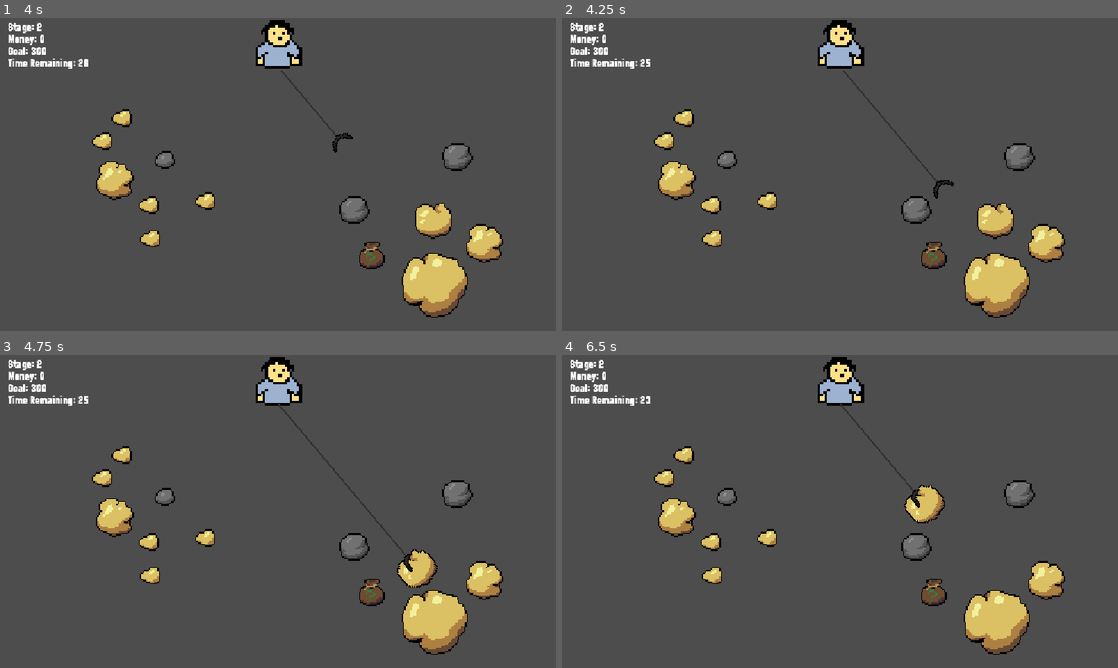
Above: before the commit, frames 1-4 (two rows, left to right).
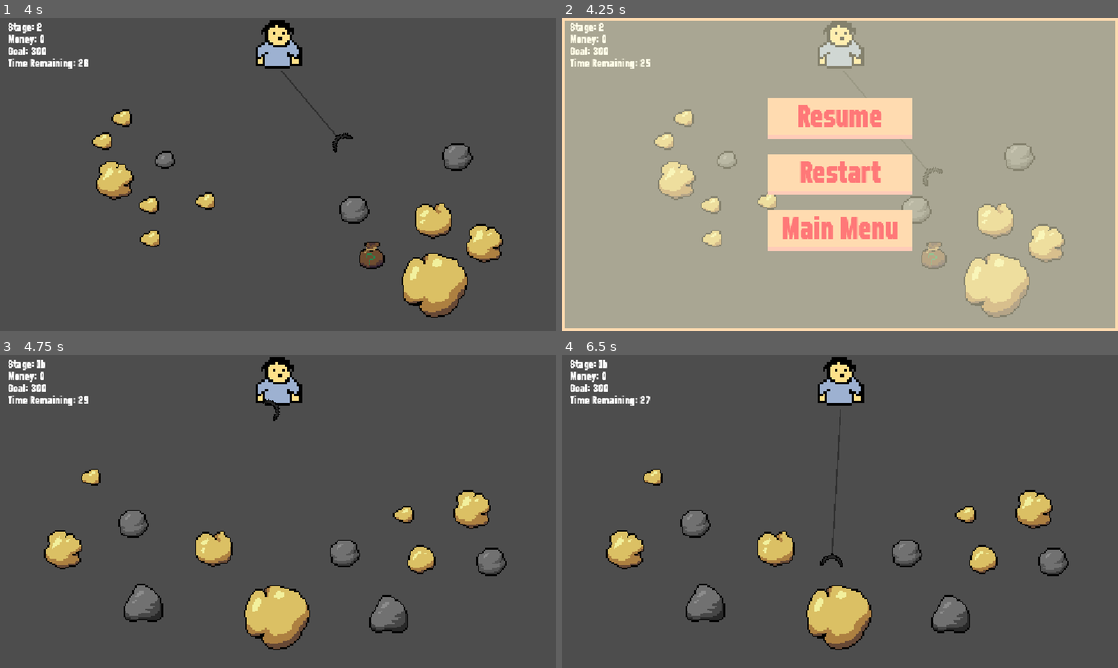
Above: after the commit, the same moments.

Repository: cindyschen/Gold-Miner-Version-Cyn
Game: Godot game, scene res://scenes/stage_2a.tscn
Two runs of this game, one before a commit and one after it. Both use one fixed random seed, a clock stepped at 60 frames per second and the inputs below. This scene is started directly instead of the project's main scene.
Inputs (mouse positions are in pixels of both pictures, inside the frame that each line leads up to):
- Up to frame 1 (4 s): tap S (drop_claw) at 0.6, 2.1, 3.6 s; tap W (throw_dynamite) at 1.35, 2.85 s; tap Enter at 2.75 s
- Up to frame 2 (4.25 s): tap Escape (pause) at 4.15 s
- Up to frame 3 (4.75 s): click (278, 511) at 4.25 s, where only the run after the commit has a clickable "Restart"
- Up to frame 4 (6.5 s): tap W (throw_dynamite) at 5.1 s; tap S (drop_claw) at 5.85 s

Frame 1 is identical in both runs. In frame 2, 100% of the frame differs, in the area x 0-100%, y 0-100%; in frame 3, 11%; in frame 4, 11%.

Commit message:
pause menu connected to correct script

Diff:
--- a/scenes/stage_2a.tscn
+++ b/scenes/stage_2a.tscn
@@ -12,7 +12,6 @@
 [ext_resource type="PackedScene" uid="uid://cr7camf0iuxdr" path="res://scenes/objects/smallrock.tscn" id="10_kt0wi"]
 [ext_resource type="FontFile" uid="uid://co840at5ck4b2" path="res://assets/fonts/Refuel Eb Cond.otf" id="11_5ff5s"]
 [ext_resource type="PackedScene" uid="uid://dwak76m1bp6gm" path="res://scenes/screens/pause_menu.tscn" id="12_8bpyw"]
-[ext_resource type="Script" uid="uid://bl452ktrkekli" path="res://scripts/lost_screen.gd" id="13_37yg2"]
 [ext_resource type="PackedScene" uid="uid://cqpiyhf2x6lj1" path="res://scenes/screens/lost_screen.tscn" id="14_jcnuy"]
 [ext_resource type="PackedScene" uid="uid://chqawjpjc5bji" path="res://scenes/screens/win_screen.tscn" id="15_u0yb2"]
 [ext_resource type="PackedScene" uid="uid://43t2cabbk8nt" path="res://scenes/dynamite_ui.tscn" id="16_rc4k1"]
@@ -115,7 +114,6 @@
 
 [node name="PauseMenu" parent="." unique_id=1244187670 instance=ExtResource("12_8bpyw")]
 visible = false
-script = ExtResource("13_37yg2")
 
 [node name="LostScreen" parent="." unique_id=726103261 instance=ExtResource("14_jcnuy")]
 visible = false
--- a/scenes/stage_2b.tscn
+++ b/scenes/stage_2b.tscn
@@ -11,7 +11,6 @@
 [ext_resource type="PackedScene" uid="uid://cr7camf0iuxdr" path="res://scenes/objects/smallrock.tscn" id="9_t2hu2"]
 [ext_resource type="FontFile" uid="uid://co840at5ck4b2" path="res://assets/fonts/Refuel Eb Cond.otf" id="10_1hjsg"]
 [ext_resource type="PackedScene" uid="uid://dwak76m1bp6gm" path="res://scenes/screens/pause_menu.tscn" id="11_jbifb"]
-[ext_resource type="Script" uid="uid://bl452ktrkekli" path="res://scripts/lost_screen.gd" id="12_swmnh"]
 [ext_resource type="PackedScene" uid="uid://cqpiyhf2x6lj1" path="res://scenes/screens/lost_screen.tscn" id="13_f6c25"]
 [ext_resource type="PackedScene" uid="uid://chqawjpjc5bji" path="res://scenes/screens/win_screen.tscn" id="14_2uemg"]
 [ext_resource type="PackedScene" uid="uid://43t2cabbk8nt" path="res://scenes/dynamite_ui.tscn" id="15_hce2x"]
@@ -105,7 +104,6 @@
 
 [node name="PauseMenu" parent="." unique_id=1244187670 instance=ExtResource("11_jbifb")]
 visible = false
-script = ExtResource("12_swmnh")
 
 [node name="LostScreen" parent="." unique_id=726103261 instance=ExtResource("13_f6c25")]
 visible = false
--- a/scenes/stage_3a.tscn
+++ b/scenes/stage_3a.tscn
@@ -12,7 +12,6 @@
 [ext_resource type="PackedScene" uid="uid://c8lyxo4oc1np1" path="res://scenes/objects/bigrock.tscn" id="10_bac71"]
 [ext_resource type="FontFile" uid="uid://co840at5ck4b2" path="res://assets/fonts/Refuel Eb Cond.otf" id="11_nc0yp"]
 [ext_resource type="PackedScene" uid="uid://dwak76m1bp6gm" path="res://scenes/screens/pause_menu.tscn" id="12_foy6k"]
-[ext_resource type="Script" uid="uid://bl452ktrkekli" path="res://scripts/lost_screen.gd" id="13_yptfm"]
 [ext_resource type="PackedScene" uid="uid://cqpiyhf2x6lj1" path="res://scenes/screens/lost_screen.tscn" id="14_xebgj"]
 [ext_resource type="PackedScene" uid="uid://chqawjpjc5bji" path="res://scenes/screens/win_screen.tscn" id="15_twxi8"]
 [ext_resource type="PackedScene" uid="uid://43t2cabbk8nt" path="res://scenes/dynamite_ui.tscn" id="16_hami5"]
@@ -114,7 +113,6 @@
 
 [node name="PauseMenu" parent="." unique_id=1244187670 instance=ExtResource("12_foy6k")]
 visible = false
-script = ExtResource("13_yptfm")
 
 [node name="LostScreen" parent="." unique_id=726103261 instance=ExtResource("14_xebgj")]
 visible = false
--- a/scenes/stage_3b.tscn
+++ b/scenes/stage_3b.tscn
@@ -12,7 +12,6 @@
 [ext_resource type="PackedScene" uid="uid://c8lyxo4oc1np1" path="res://scenes/objects/bigrock.tscn" id="10_24lqe"]
 [ext_resource type="FontFile" uid="uid://co840at5ck4b2" path="res://assets/fonts/Refuel Eb Cond.otf" id="11_pscnn"]
 [ext_resource type="PackedScene" uid="uid://dwak76m1bp6gm" path="res://scenes/screens/pause_menu.tscn" id="12_y114y"]
-[ext_resource type="Script" uid="uid://bl452ktrkekli" path="res://scripts/lost_screen.gd" id="13_5v862"]
 [ext_resource type="PackedScene" uid="uid://cqpiyhf2x6lj1" path="res://scenes/screens/lost_screen.tscn" id="14_d51hj"]
 [ext_resource type="PackedScene" uid="uid://chqawjpjc5bji" path="res://scenes/screens/win_screen.tscn" id="15_lg1q2"]
 [ext_resource type="PackedScene" uid="uid://43t2cabbk8nt" path="res://scenes/dynamite_ui.tscn" id="16_pasqp"]
@@ -111,7 +110,6 @@
 
 [node name="PauseMenu" parent="." unique_id=1244187670 instance=ExtResource("12_y114y")]
 visible = false
-script = ExtResource("13_5v862")
 
 [node name="LostScreen" parent="." unique_id=726103261 instance=ExtResource("14_d51hj")]
 visible = false
--- a/scenes/stage_4a.tscn
+++ b/scenes/stage_4a.tscn
@@ -9,7 +9,6 @@
 [ext_resource type="PackedScene" uid="uid://c8lyxo4oc1np1" path="res://scenes/objects/bigrock.tscn" id="10_24egl"]
 [ext_resource type="FontFile" uid="uid://co840at5ck4b2" path="res://assets/fonts/Refuel Eb Cond.otf" id="11_flq71"]
 [ext_resource type="PackedScene" uid="uid://dwak76m1bp6gm" path="res://scenes/screens/pause_menu.tscn" id="12_4ik21"]
-[ext_resource type="Script" uid="uid://bl452ktrkekli" path="res://scripts/lost_screen.gd" id="13_s3rdd"]
 [ext_resource type="PackedScene" uid="uid://cqpiyhf2x6lj1" path="res://scenes/screens/lost_screen.tscn" id="14_ou6lq"]
 [ext_resource type="PackedScene" uid="uid://chqawjpjc5bji" path="res://scenes/screens/win_screen.tscn" id="15_xytn1"]
 [ext_resource type="PackedScene" uid="uid://43t2cabbk8nt" path="res://scenes/dynamite_ui.tscn" id="16_8a0da"]
@@ -126,7 +125,6 @@
 
 [node name="PauseMenu" parent="." unique_id=1244187670 instance=ExtResource("12_4ik21")]
 visible = false
-script = ExtResource("13_s3rdd")
 
 [node name="LostScreen" parent="." unique_id=726103261 instance=ExtResource("14_ou6lq")]
 visible = false
--- a/scenes/stage_4b.tscn
+++ b/scenes/stage_4b.tscn
@@ -7,7 +7,6 @@
 [ext_resource type="FontFile" uid="uid://co840at5ck4b2" path="res://assets/fonts/Refuel Eb Cond.otf" id="4_i8f4w"]
 [ext_resource type="PackedScene" uid="uid://dwak76m1bp6gm" path="res://scenes/screens/pause_menu.tscn" id="5_5e0v6"]
 [ext_resource type="PackedScene" uid="uid://cqr6s2ng4ivi4" path="res://scenes/objects/biggold.tscn" id="5_lfqo4"]
-[ext_resource type="Script" uid="uid://bl452ktrkekli" path="res://scripts/lost_screen.gd" id="6_lfqo4"]
 [ext_resource type="PackedScene" uid="uid://cbf504jokb3hu" path="res://scenes/objects/giant_gold.tscn" id="6_nkmov"]
 [ext_resource type="PackedScene" uid="uid://du3bob4qqi0k8" path="res://scenes/objects/mystery_bag.tscn" id="7_mt7je"]
 [ext_resource type="PackedScene" uid="uid://cqpiyhf2x6lj1" path="res://scenes/screens/lost_screen.tscn" id="7_nkmov"]
@@ -116,7 +115,6 @@
 
 [node name="PauseMenu" parent="." unique_id=1244187670 instance=ExtResource("5_5e0v6")]
 visible = false
-script = ExtResource("6_lfqo4")
 
 [node name="LostScreen" parent="." unique_id=726103261 instance=ExtResource("7_nkmov")]
 visible = false
--- a/scripts/game_manager.gd
+++ b/scripts/game_manager.gd
@@ -31,6 +31,14 @@
 signal dynamite_changed()
 signal money_changed
 
+func restart():
+	stage = 0
+	score = 0
+	dynamite = 0
+	strength = 1
+	time = 30
+	next_stage()
+
 func next_stage():
 	get_tree().change_scene_to_file(stage_variants[stage].pick_random())
 
--- a/scripts/lost_screen.gd
+++ b/scripts/lost_screen.gd
@@ -7,7 +7,7 @@
 
 func _on_restart_button_pressed() -> void:
 	get_tree().paused = false
-	get_tree().change_scene_to_file("res://scenes/stage_1.tscn")
+	GameManager.restart()
 
 func _on_menu_button_pressed() -> void:
 	get_tree().paused = false
--- a/scripts/pause_menu.gd
+++ b/scripts/pause_menu.gd
@@ -24,7 +24,7 @@
 
 func _on_restart_button_pressed() -> void:
 	get_tree().paused = false
-	get_tree().reload_current_scene()
+	GameManager.restart()
 
 func _on_menu_button_pressed() -> void:
 	get_tree().paused = false
--- a/scripts/win_screen.gd
+++ b/scripts/win_screen.gd
@@ -10,7 +10,7 @@
 
 func _on_restart_button_pressed() -> void:
 	get_tree().paused = false
-	get_tree().change_scene_to_file("res://scenes/stage_1.tscn")
+	GameManager.restart()
 
 func _on_menu_button_pressed() -> void:
 	get_tree().paused = false
Binary file changed: assets/sprites/energydrink.png
Binary file changed: assets/sprites/energydrinkdisabled.png
Binary file changed: assets/sprites/energydrinkhover.png
